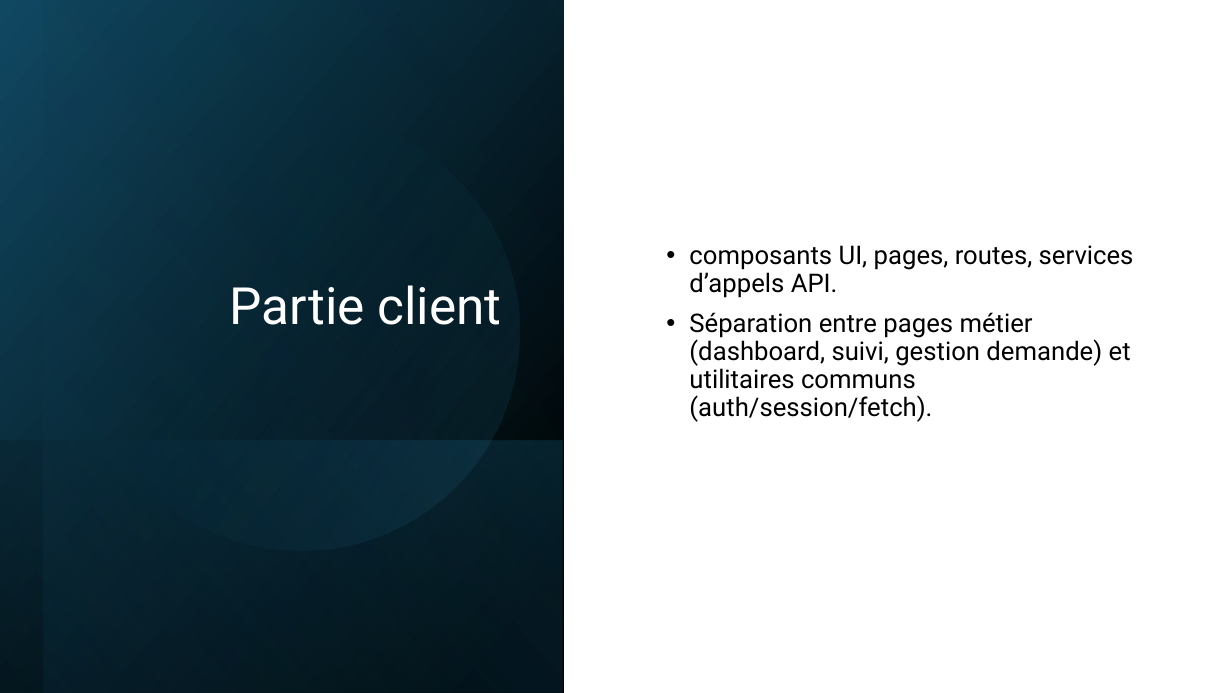
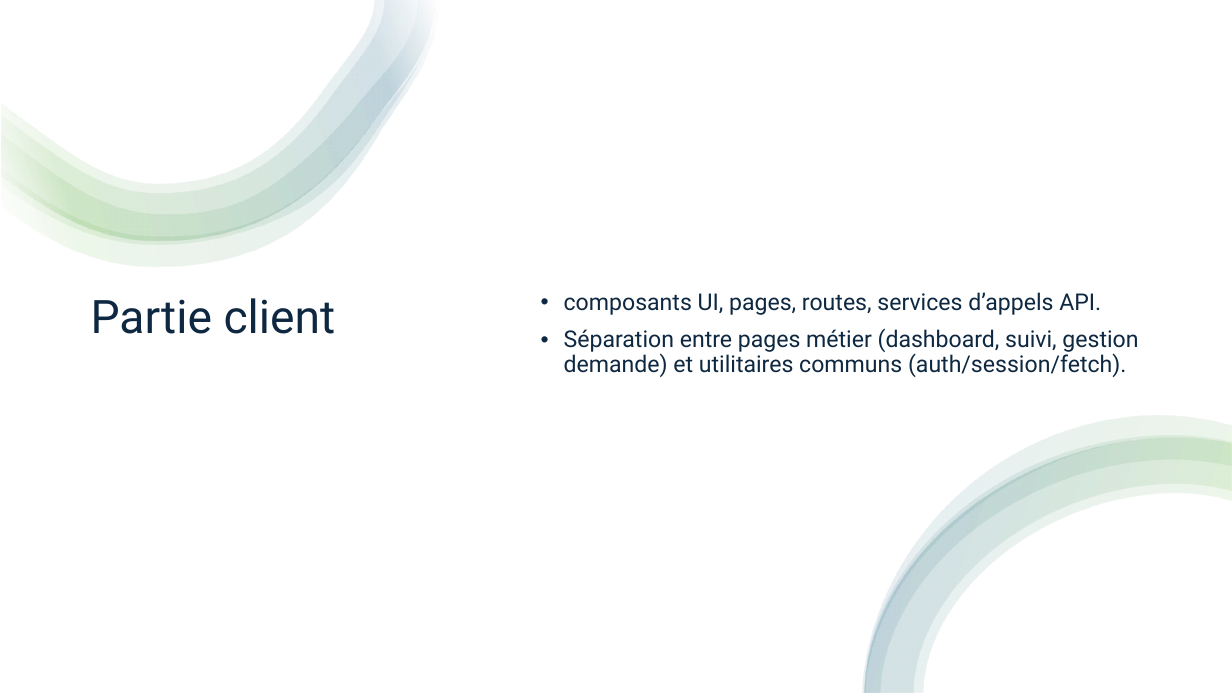
Before and after one commit to xpelletier07/Projet_Site_Immigration, a slide deck: slide 9 of Mandats/Mandat_3/Présentation.pptx (slide 25 before the commit). Drawn at 1232x693 pixels with LibreOffice and Linux fonts; fonts in the diff are those of the drawing. Boxes give left, top, right and bottom in pixels: in the first picture for what was removed or moved away, otherwise in the second. Text is boxed around its words. In the diff, an @@ line names an element or a change of style, - is before the commit and + after.

```diff
--- a/Mandats/Mandat_3/Présentation.pptx
+++ b/Mandats/Mandat_3/Présentation.pptx
@@ rectangle removed at box(0, 0, 564, 693) @@
@@ rectangle added at box(0, 0, 1232, 693), fill #FFFFFF @@
@@ group added at box(2, 0, 439, 267): 4 freeform shapes @@
@@ rectangle removed at box(44, 0, 564, 693) @@
@@ ellipse removed at box(44, 74, 559, 589) @@
@@ title "Partie client": place and size @@
-title "Partie client" at box(230, 285, 501, 325)
+title "Partie client" at box(91, 298, 336, 334)
@@ title "Partie client" at box(91, 298, 336, 334): size 40 to 36 pt, text colour #FFFFFF to #0E2841; alignment right to left; vertical alignment bottom to middle @@
@@ text "composants UI, pages, routes, services ...": place and size @@
-text "composants UI, pages, routes, services ..." at box(689, 245, 1134, 422)
+text "composants UI, pages, routes, services ..." at box(564, 292, 1138, 377)
@@ text "composants UI, pages, routes, services ..." at box(564, 292, 1138, 377): size 20 to 18 pt, text colour #000000 to #0E2841 @@
@@ group added at box(863, 416, 1232, 693): 4 freeform shapes @@
@@ rectangle removed at box(0, 440, 563, 693) @@
```
Also in this commit, not shown: 14 other slides changed, 17 slides removed.
